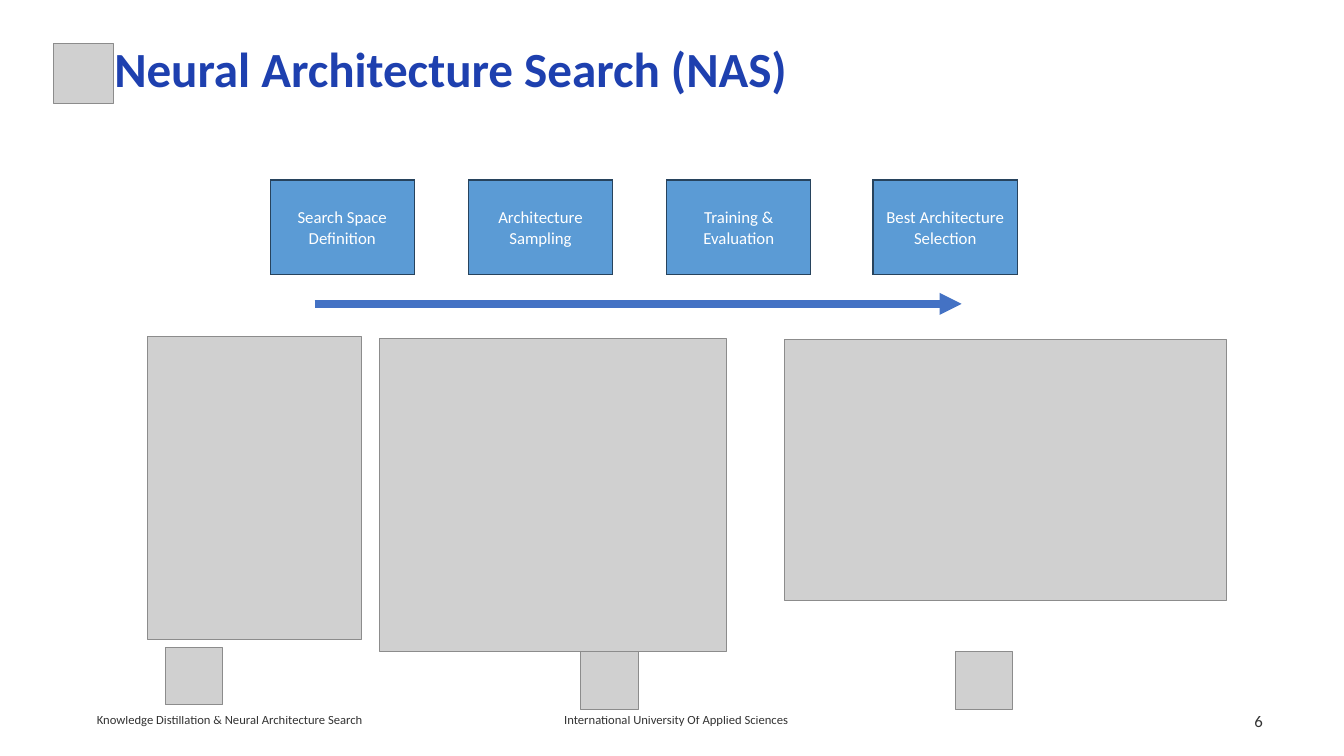
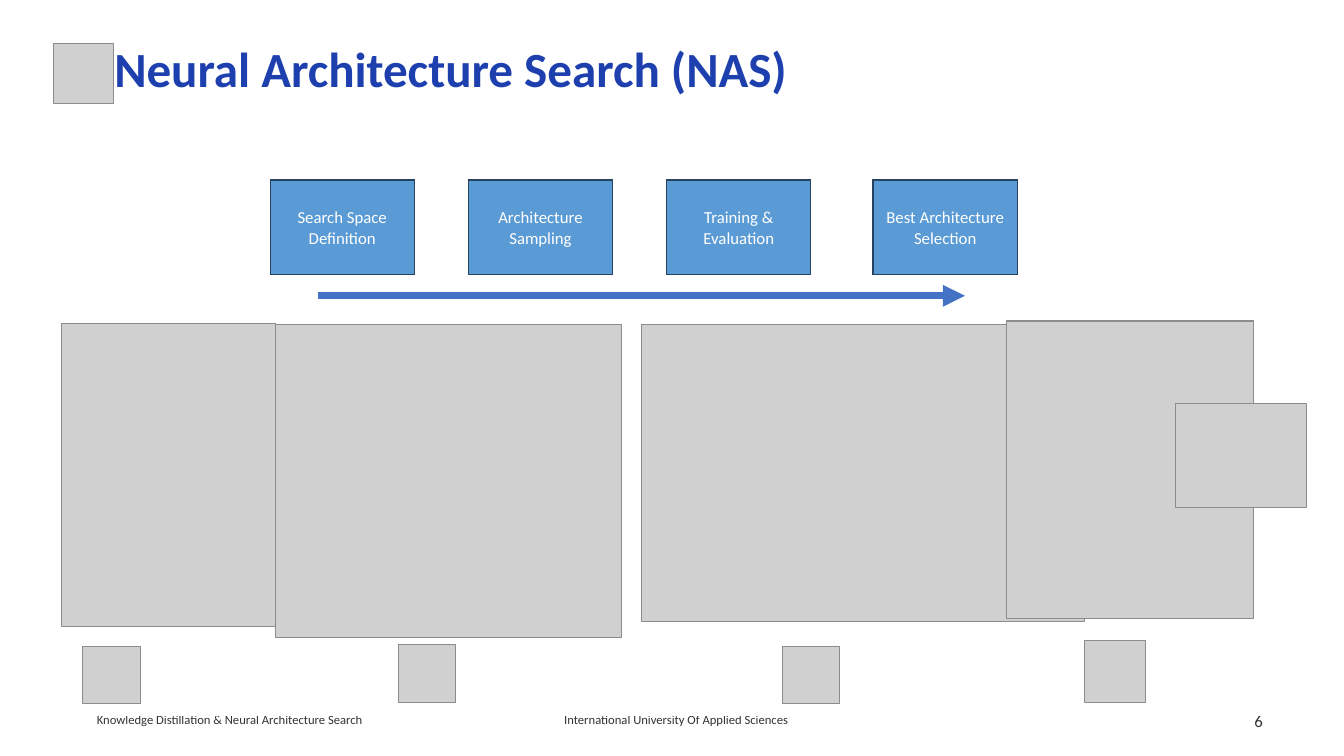
Before and after one commit to RajeshRamadas/yolov8-model-optimization, a slide deck: slide 6 of 01-Project-management/presentation/KnowledgeDistillation.pptx. Drawn at 1344x756 pixels with LibreOffice and Linux fonts; fonts in the diff are those of the drawing; grey boxes stand for pictures. Boxes give left, top, right and bottom in pixels: in the first picture for what was removed or moved away, otherwise in the second. Text is boxed around its words. In the diff, an @@ line names an element or a change of style, - is before the commit and + after.

```diff
--- a/01-Project-management/presentation/KnowledgeDistillation.pptx
+++ b/01-Project-management/presentation/KnowledgeDistillation.pptx
@@ arrow moved from (315, 303) - (962, 303) to (318, 295) - (965, 295) @@
@@ picture: place and size @@
-picture at (147, 337, 362, 639)
+picture at (62, 324, 276, 626)
@@ picture: place and size @@
-picture at (380, 339, 727, 651)
+picture at (275, 325, 622, 637)
@@ picture: place and size @@
-picture at (784, 339, 1227, 600)
+picture at (641, 325, 1084, 622)
@@ picture added at (1006, 321, 1253, 618) @@
@@ picture added at (1176, 403, 1307, 508) @@
@@ picture: place and size @@
-picture at (165, 647, 223, 705)
+picture at (83, 646, 140, 704)
@@ picture: place and size @@
-picture at (581, 652, 638, 710)
+picture at (398, 645, 456, 703)
@@ picture: place and size @@
-picture at (956, 652, 1013, 710)
+picture at (782, 646, 840, 704)
@@ picture added at (1085, 641, 1146, 703) @@
```
Also in this commit, not shown: 1 other slide changed, 1 slide added, 1 slide removed.
